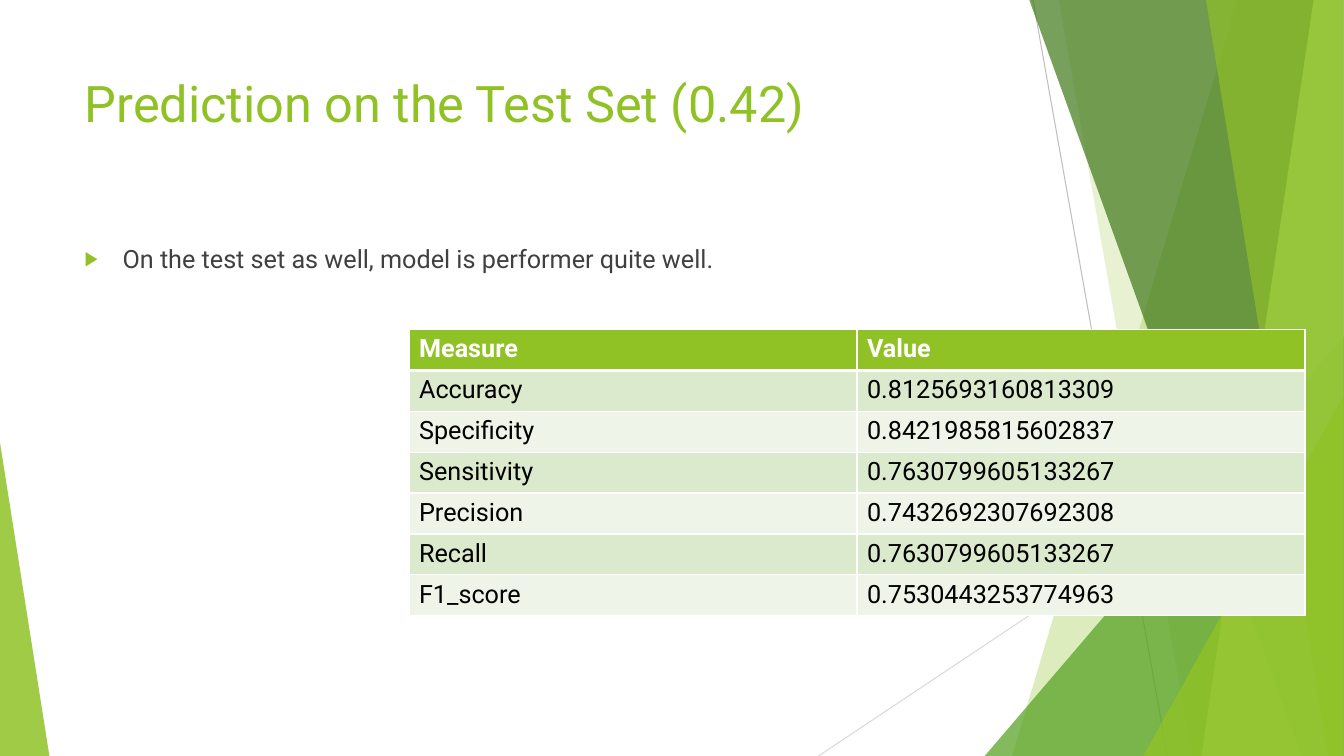
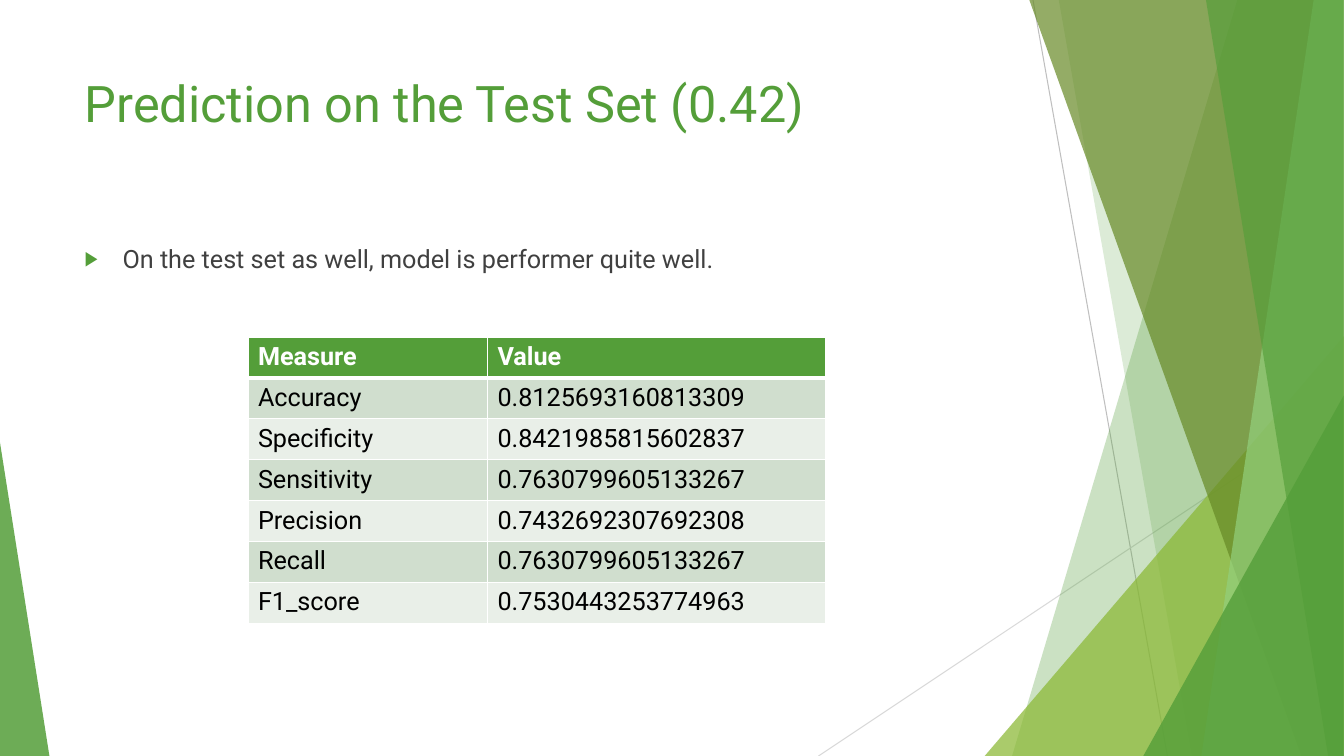
Before and after one commit to VasuMavani/Lead-Scoring, a slide deck: slide 87 of Lead Scoring Case Study.pptx. Drawn at 1344x756 pixels with LibreOffice and Linux fonts; fonts in the diff are those of the drawing. Boxes give left, top, right and bottom in pixels: in the first picture for what was removed or moved away, otherwise in the second. Text is boxed around its words. In the diff, an @@ line names an element or a change of style, - is before the commit and + after.

```diff
--- a/Lead Scoring Case Study.pptx
+++ b/Lead Scoring Case Study.pptx
@@ freeform shape at (x1=1012, y1=0, x2=1344, y2=756): fill #90C226 at 30% opacity to #549E39 at 30% opacity @@
@@ freeform shape at (x1=1029, y1=0, x2=1344, y2=756): fill #3F7819 at 70% opacity to #678A26 at 70% opacity @@
@@ freeform shape at (x1=1059, y1=0, x2=1344, y2=756): fill #90C226 at 20% opacity to #549E39 at 20% opacity @@
@@ freeform shape at (x1=1202, y1=0, x2=1344, y2=756): fill #C0E474 at 70% opacity to #93D07D at 70% opacity @@
@@ freeform shape at (x1=1206, y1=0, x2=1344, y2=756): fill #90C226 at 65% opacity to #549E39 at 65% opacity @@
@@ title "Prediction on the Test Set ..." at (x1=85, y1=82, x2=804, y2=134): text colour #90C226 to #549E39 @@
@@ text "On the test set as ..." at (x1=123, y1=249, x2=713, y2=273): bullet colour #90C226 to #549E39 @@
@@ table at (x1=248, y1=337, x2=827, y2=623) @@
@@ fill #90C226 to #549E39 in row 1 @@
@@ fill #DBE9CD to #D1DFCE in 6 cells @@
@@ fill #EEF4E8 to #E9F0E8 in 6 cells @@
@@ table resized from (x1=409, y1=330, x2=1305, y2=616) to (x1=248, y1=337, x2=827, y2=623) @@
@@ triangle at (x1=985, y1=336, x2=1344, y2=756): fill #54A021 at 72% opacity to #8AB833 at 72% opacity @@
@@ triangle at (x1=1143, y1=396, x2=1344, y2=756): fill #90C226 at 80% opacity to #549E39 at 80% opacity @@
@@ triangle at (x1=0, y1=443, x2=49, y2=756): fill #90C226 at 85% opacity to #549E39 at 85% opacity @@
```
Also in this commit, not shown: 87 other slides changed.
